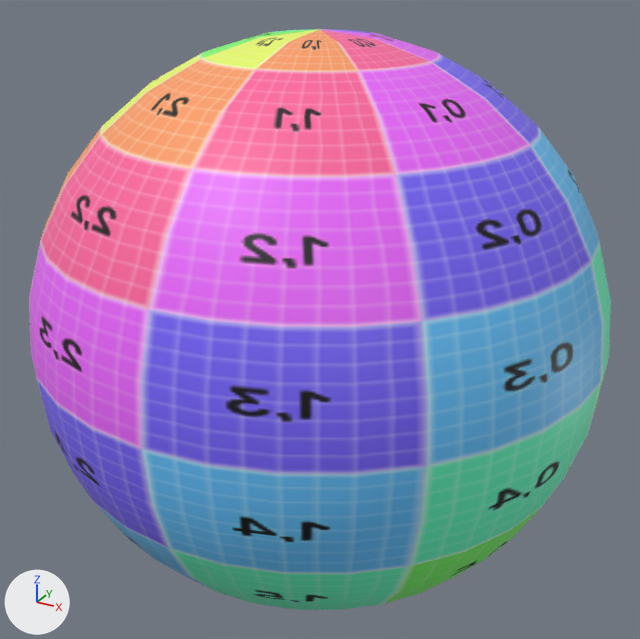
One commit to the OBJ model DirectXGame/Resources/skydome/skydome.obj: the scene before it, then after it.
One viewpoint serves both versions: a 50 mm camera at (68.3, -124.2, 62.1) aimed at (0.0, 0.0, 0.0). The lights are fixed; the arrows at lower left show +X, +Y and +Z. Where no turn or scale is listed for an object, it has been applied to the vertices.

Names of what the first picture shows: '球.001'.
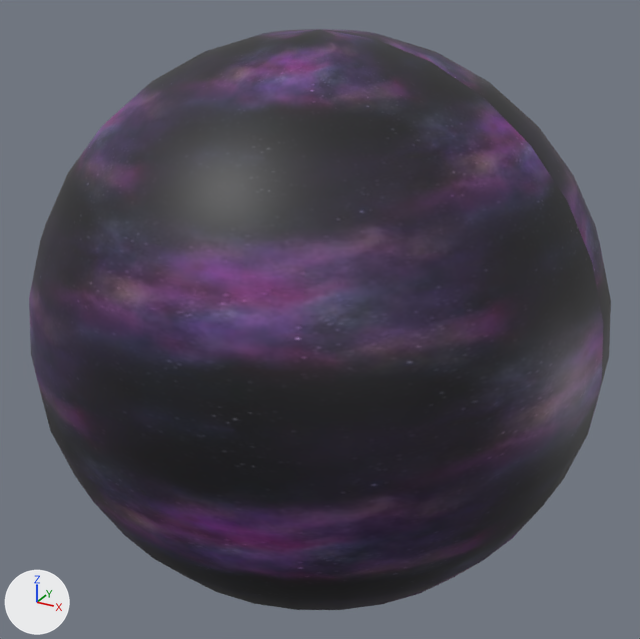
Location of each change, (x1, y1, x2, y2) in pixels of the pictures (640 x 639 px):
'球.001', surface changed: (29, 29, 611, 610) in both

What the commit changed:
Picture 'space.png' (img_space_png) is new.
Material 'マテリアル.002' (mat_マテリアル_002) changes its picture from img_uvchecker_png to img_space_png.
